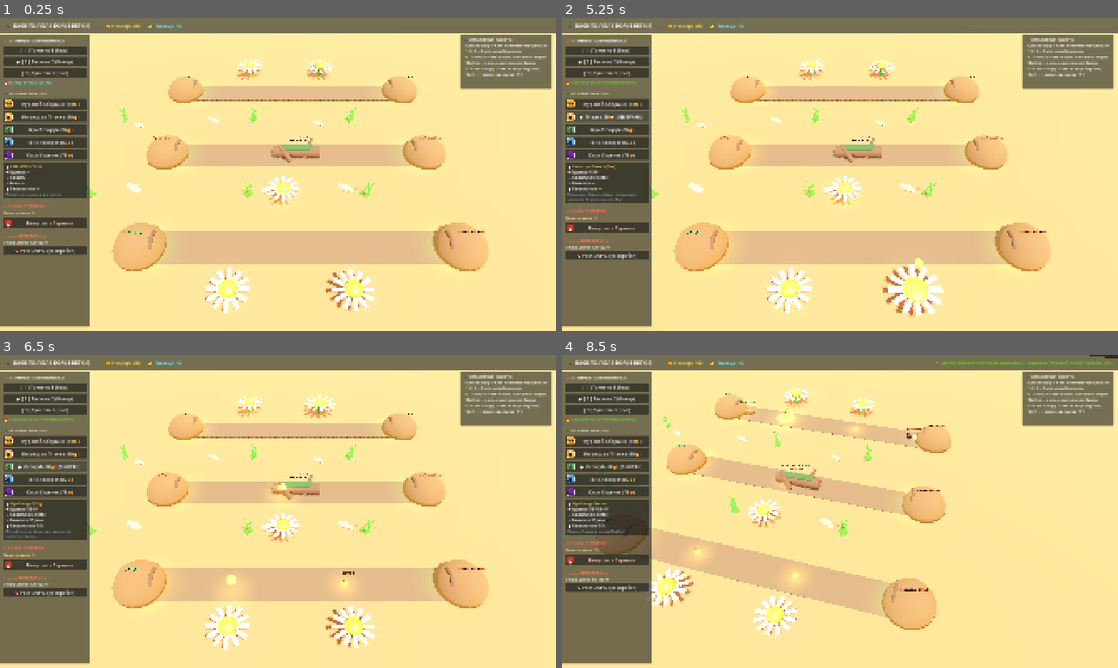
Above: before the commit, frames 1-4 (two rows, left to right).
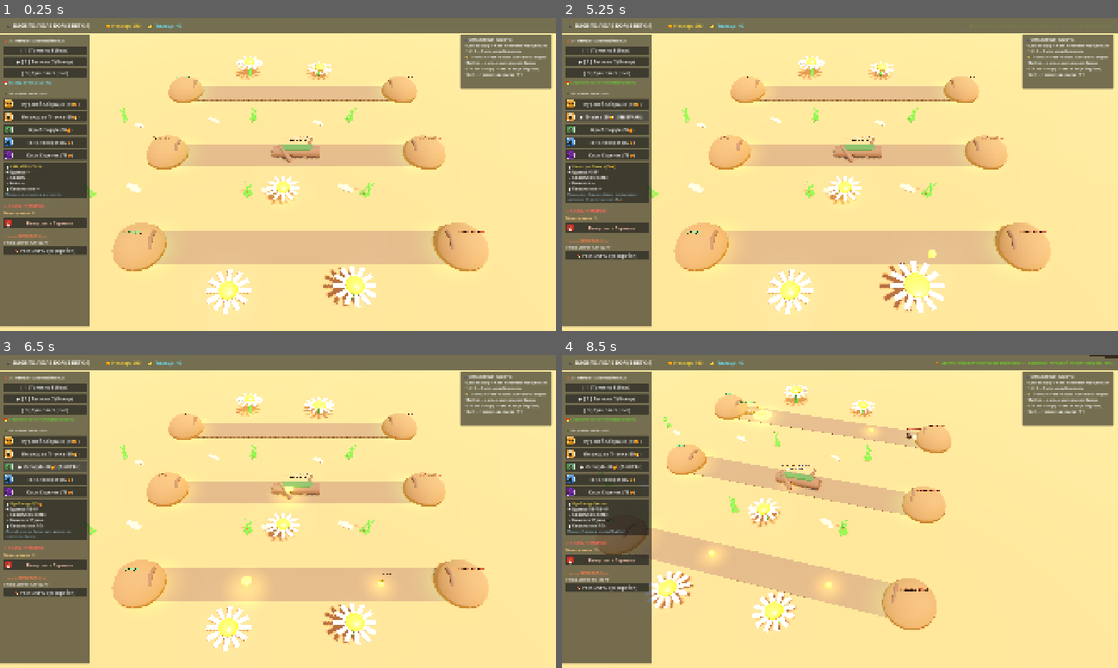
Above: after the commit, the same moments.

Repository: OLLEZHIK/game
Game: Godot game, scene res://scenes/main.tscn
The game is run twice, just before and just after one commit, with the same random seed, the same clock (stepped at 60 frames per second) and the same inputs.
Inputs (mouse positions are in pixels of both pictures, inside the frame that each line leads up to):
- Up to frame 1 (0.25 s): no input
- Up to frame 2 (5.25 s): click "[ 1 ] Туннель 1 (Верх)" at 0.5 s; click "▶ [ 2 ] Туннель 2 (Центр)" at 1.25 s; click "[ 3 ] Туннель 3 (Низ)" at 2 s; click "Муравей-Сборщик (40🍯)" at 2.75 s; click "▶ Муравей (40🍯) [ВЫБРАН]" at 3.5 s; click "Летающая Пчелка (50🍯)" at 4.25 s; click "▶ Пчелка (50🍯) [ВЫБРАНА]" at 5 s
- Up to frame 3 (6.5 s): click "Жук-Лесоруб (60🍯)" at 5.75 s
- Up to frame 4 (8.5 s): tap Enter at 6.5 s; move the mouse to (962, 495) at 6.52 s; hold D 6.53-7.25 s; hold Q 6.53-7.25 s; click (962, 495) at 6.67 s; tap Space at 6.77, 7.07 s; drag from (728, 527) to (812, 574) at 7.27 s; move the mouse to (895, 442) at 8.02 s; hold D from 8.03 s (still down); tap 1 at 8.1 s

The runs differ from the first frame. In frame 1, 1.4% of the frame differs, in the area x 36-68%, y 12-95%; in frame 2, 1.7%; in frame 3, 2.0%; in frame 4, 2.1%, in the area x 14-57%, y 9-90%.

Commit message:
feat: implement stem-height-proportional pollen scatter radius and anti-stacking adjacent drop placement

Diff:
--- a/scenes/map/forest_map.tscn
+++ b/scenes/map/forest_map.tscn
@@ -165,30 +165,35 @@
 can_drop_nectar = true
 associated_lane_index = 2
 drop_target_z = 12.0
+stem_height = 1.4
 
 [node name="Daisy2" parent="Props/Daisies" instance=ExtResource("8_pdaisy")]
 transform = Transform3D(0.95, 0, 0, 0, 0.95, 0, 0, 0, 0.95, 11, 0, 16.5)
 can_drop_nectar = true
 associated_lane_index = 2
 drop_target_z = 12.0
+stem_height = 2.8
 
 [node name="Daisy3" parent="Props/Daisies" instance=ExtResource("8_pdaisy")]
 transform = Transform3D(1, 0, 0, 0, 1, 0, 0, 0, 1, 1, 0, -16.5)
 can_drop_nectar = true
 associated_lane_index = 0
 drop_target_z = -12.0
+stem_height = 2.5
 
 [node name="Daisy4" parent="Props/Daisies" instance=ExtResource("8_pdaisy")]
 transform = Transform3D(0.95, 0, 0, 0, 0.95, 0, 0, 0, 0.95, 11, 0, -16.5)
 can_drop_nectar = true
 associated_lane_index = 0
 drop_target_z = -12.0
+stem_height = 1.5
 
 [node name="Daisy5" parent="Props/Daisies" instance=ExtResource("8_pdaisy")]
 transform = Transform3D(0.9, 0, 0, 0, 0.9, 0, 0, 0, 0.9, 5.5, 0, 6)
 can_drop_nectar = true
 associated_lane_index = 1
 drop_target_z = 0.0
+stem_height = 2.0
 
 [node name="Pebbles" type="Node3D" parent="Props"]
 
--- a/scenes/props/fallen_nectar_drop.tscn
+++ b/scenes/props/fallen_nectar_drop.tscn
@@ -35,7 +35,7 @@
 text = "🍯 +30"
 font_size = 24
 outline_size = 4
-outline_color = Color(0, 0, 0, 0.85)
+outline_modulate = Color(0, 0, 0, 0.85)
 modulate = Color(1, 0.9, 0.3, 1)
 
 [node name="OmniLight3D" type="OmniLight3D" parent="."]
--- a/scripts/core/main.gd
+++ b/scripts/core/main.gd
@@ -43,6 +43,7 @@
 @onready var label_active_lane: Label = %LabelActiveLane if has_node("%LabelActiveLane") else null
 
 var fallen_nectar_drops: Array = []
+var in_flight_drop_targets: Array = []
 
 # Economy resources (from docs/03_economy_and_resources.md)
 var nectar: int = 200
@@ -310,9 +311,98 @@
 		if rts_camera and rts_camera.is_bug_cam:
 			rts_camera.reset_to_overview()
 
+## Anti-stacking drop placement: finds adjacent non-overlapping coordinate along lane ("впритык, но рядом")
+func calculate_unstacked_drop_position(desired_pos: Vector3, lane_z: float) -> Vector3:
+	const MIN_DISTANCE: float = 0.85
+	const MIN_DIST_SQ: float = MIN_DISTANCE * MIN_DISTANCE
+
+	var occupied_points: Array[Vector2] = []
+	for drop in fallen_nectar_drops:
+		if is_instance_valid(drop) and not drop.is_collected:
+			var d_pos = drop.global_position if drop.is_inside_tree() else drop.position
+			occupied_points.append(Vector2(d_pos.x, d_pos.z))
+	for pt in in_flight_drop_targets:
+		if pt is Vector2:
+			occupied_points.append(pt)
+
+	var target_p2 = Vector2(desired_pos.x, desired_pos.z)
+	var is_spot_free = true
+	for op in occupied_points:
+		if target_p2.distance_squared_to(op) < MIN_DIST_SQ:
+			is_spot_free = false
+			break
+
+	if is_spot_free:
+		return desired_pos
+
+	# If occupied, find adjacent clearance spot ("впритык, но рядом")
+	var best_p2: Vector2 = target_p2
+	var found = false
+
+	# Test expanding rings around desired_pos
+	for ring in range(1, 14):
+		var radius = ring * MIN_DISTANCE
+		var steps = 8 * ring
+		for step in range(steps):
+			var angle = (float(step) / float(steps)) * TAU
+			var cand_x = desired_pos.x + cos(angle) * radius
+			var cand_z = desired_pos.z + sin(angle) * radius
+
+			# Keep strictly on dirt lane width & playable bounds
+			if absf(cand_z - lane_z) > 0.8:
+				continue
+			if cand_x < -4.0 or cand_x > 18.0:
+				continue
+
+			var cand_p2 = Vector2(cand_x, cand_z)
+			var valid = true
+			for op in occupied_points:
+				if cand_p2.distance_squared_to(op) < MIN_DIST_SQ:
+					valid = false
+					break
+			if valid:
+				best_p2 = cand_p2
+				found = true
+				break
+		if found:
+			break
+
+	# Fallback: slide linearly along X axis on the lane
+	if not found:
+		for step in range(1, 25):
+			for sgn in [1.0, -1.0]:
+				var cand_x = clampf(desired_pos.x + sgn * step * MIN_DISTANCE, -4.0, 18.0)
+				var cand_p2 = Vector2(cand_x, lane_z)
+				var valid = true
+				for op in occupied_points:
+					if cand_p2.distance_squared_to(op) < MIN_DIST_SQ:
+						valid = false
+						break
+				if valid:
+					best_p2 = cand_p2
+					found = true
+					break
+			if found:
+				break
+
+	return Vector3(best_p2.x, desired_pos.y, best_p2.y)
+
+func reserve_unstacked_drop_position(desired_pos: Vector3, lane_z: float) -> Vector3:
+	var final_pos = calculate_unstacked_drop_position(desired_pos, lane_z)
+	in_flight_drop_targets.append(Vector2(final_pos.x, final_pos.z))
+	return final_pos
+
 func spawn_fallen_nectar_drop(pos: Vector3, lane_idx: int) -> Node3D:
+	# Release reservation from in_flight_drop_targets
+	var p2 = Vector2(pos.x, pos.z)
+	for i in range(in_flight_drop_targets.size() - 1, -1, -1):
+		if (in_flight_drop_targets[i] as Vector2).distance_squared_to(p2) < 0.25:
+			in_flight_drop_targets.remove_at(i)
+			break
+
+	var final_pos = calculate_unstacked_drop_position(pos, pos.z)
 	var drop = FALLEN_NECTAR_DROP_SCENE.instantiate()
-	drop.position = pos
+	drop.position = final_pos
 	drop.lane_index = lane_idx
 	add_child(drop)
 	fallen_nectar_drops.append(drop)
--- a/scripts/props/flower.gd
+++ b/scripts/props/flower.gd
@@ -9,6 +9,8 @@
 @export var reload_time: float = 8.0
 @export var associated_lane_index: int = 2
 @export var drop_target_z: float = 12.0
+@export var stem_height: float = 1.85 ## Height of flower stem/head. Higher stem = larger drop scatter radius!
+@export var scatter_radius_factor: float = 2.0 ## Radius multiplier per meter of stem height
 
 var has_nectar: bool = true
 var is_reloading: bool = false
@@ -35,7 +37,39 @@
 	reload_time = GameBalance.FLOWER_RELOAD_TIME
 	# Stagger initial timers so flowers don't drop at the exact same second
 	nectar_timer = randf_range(2.0, 7.0)
+	set_stem_height(stem_height)
 	_update_visuals()
+
+func get_head_height() -> float:
+	if center_dome:
+		return center_dome.position.y * scale.y
+	elif droplet_mesh:
+		return droplet_mesh.position.y * scale.y
+	return stem_height * scale.y
+
+## Radius increases proportionally with stem / head height
+func get_scatter_radius() -> float:
+	var h = get_head_height()
+	if h <= 0.1:
+		h = stem_height
+	return max(1.2, h * scatter_radius_factor)
+
+func set_stem_height(height: float) -> void:
+	stem_height = max(0.8, height)
+	var ratio = stem_height / 1.85
+	if has_node("Stem"):
+		var stem = get_node("Stem") as Node3D
+		stem.scale.y = ratio
+		stem.position.y = 0.7 * ratio
+	if has_node("CenterDome"):
+		var dome = get_node("CenterDome") as Node3D
+		dome.position.y = 1.45 * ratio
+	if has_node("Petals"):
+		var p = get_node("Petals") as Node3D
+		p.position.y = 1.4 * ratio
+	if has_node("NectarDroplet"):
+		var dr = get_node("NectarDroplet") as Node3D
+		dr.position.y = 1.85 * ratio
 
 func can_be_targeted_by_bee() -> bool:
 	return has_nectar and not is_reserved_by_bee
@@ -84,9 +118,19 @@
 	nectar_timer = 0.0
 	release_bee_reservation()
 
-	# Drop target coordinate on the dirt path of the lane
-	var drop_pos = Vector3(global_position.x, 0.22, drop_target_z)
-	_animate_spit_and_splash(drop_pos)
+	# 1. Random position along the lane within radius proportional to stem height
+	var scatter_rad = get_scatter_radius()
+	var rand_x = clampf(global_position.x + randf_range(-scatter_rad, scatter_rad), -4.0, 18.0)
+	var rand_z = drop_target_z + randf_range(-0.4, 0.4)
+	var raw_drop_pos = Vector3(rand_x, 0.22, rand_z)
+
+	# 2. Anti-stacking: check existing & in-flight drops so it lands adjacent without overlap ("впритык, но рядом")
+	var final_drop_pos = raw_drop_pos
+	var main_node = get_tree().root.find_child("Main", true, false)
+	if main_node and main_node.has_method("reserve_unstacked_drop_position"):
+		final_drop_pos = main_node.reserve_unstacked_drop_position(raw_drop_pos, drop_target_z)
+
+	_animate_spit_and_splash(final_drop_pos)
 
 func _animate_spit_and_splash(drop_pos: Vector3) -> void:
 	# 1. Daisy flower squash & spring recoil ("выплёвывание")
@@ -135,15 +179,16 @@
 	blob.add_child(bl_light)
 
 	spawn_parent.add_child(blob)
-	var start_pos = global_position + Vector3(0, 1.8, 0)
+	var start_pos = global_position + Vector3(0, stem_height, 0)
 	blob.global_position = start_pos
 
 	var flight_tw = create_tween()
 	var flight_duration = 0.55
+	var arc_peak = max(2.5, stem_height * 1.6)
 	flight_tw.tween_method(func(t: float):
 		if is_instance_valid(blob):
 			var cur = start_pos.lerp(target_pos, t)
-			cur.y += sin(t * PI) * 3.6 # High ballistic ejection arc!
+			cur.y += sin(t * PI) * arc_peak # High ballistic ejection arc scaling with stem height!
 			blob.global_position = cur
 			if t < 0.5:
 				blob.scale = Vector3(0.8, 1.4, 0.8) # Stretched along flight path
